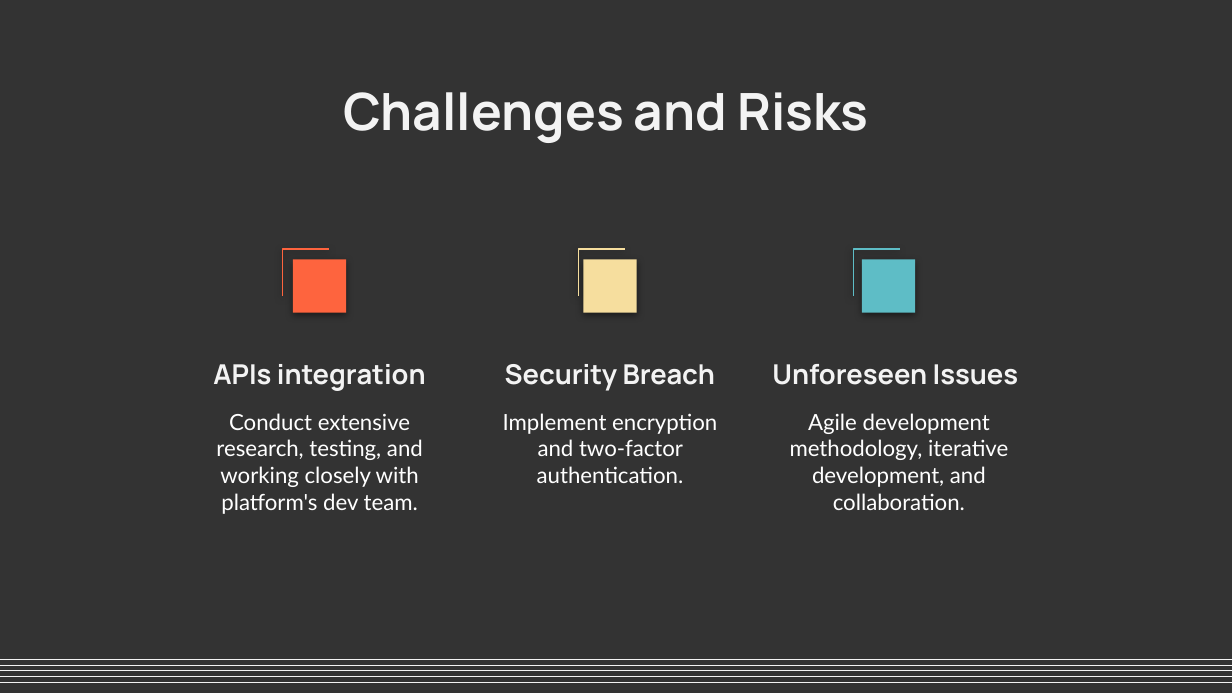
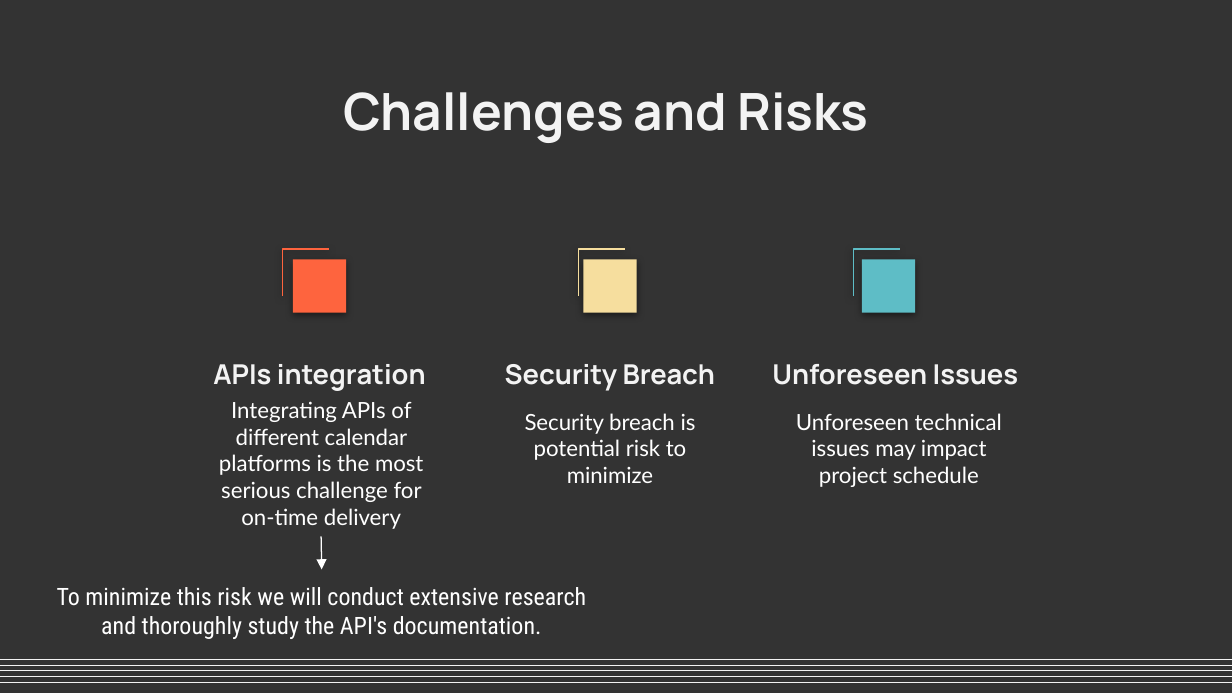
Before and after one commit to Prasana-sys/team-project-moncef, a slide deck: slide 4 of MonCal Intro Presentation.pptx. Drawn at 1232x693 pixels with LibreOffice and Linux fonts; fonts in the diff are those of the drawing. Boxes give left, top, right and bottom in pixels: in the first picture for what was removed or moved away, otherwise in the second. Text is boxed around its words. In the diff, an @@ line names an element or a change of style, - is before the commit and + after.

```diff
--- a/MonCal Intro Presentation.pptx
+++ b/MonCal Intro Presentation.pptx
@@ subtitle at bbox=[219, 401, 423, 529]: text changed @@
-Conduct extensive research, testing, and working closely with platform's dev team.
+Integrating APIs of different calendar platforms is the most serious challenge for on-time delivery
@@ subtitle at bbox=[525, 413, 696, 483]: text changed @@
-Implement encryption and two-factor authentication.
+Security breach is potential risk to minimize
@@ subtitle at bbox=[796, 413, 1002, 487]: text changed @@
-Agile development methodology, iterative development, and collaboration.
+Unforeseen technical issues may impact project schedule
@@ arrow added from (322, 536) to (322, 569), #FFFFFF 0.75 pt @@
@@ text added at bbox=[57, 587, 586, 639], 14 pt, text #FFFFFF @@
+To minimize this risk we will conduct extensive research and thoroughly study the API's documentation.
```
Also in this commit, not shown: 2 other slides changed.
